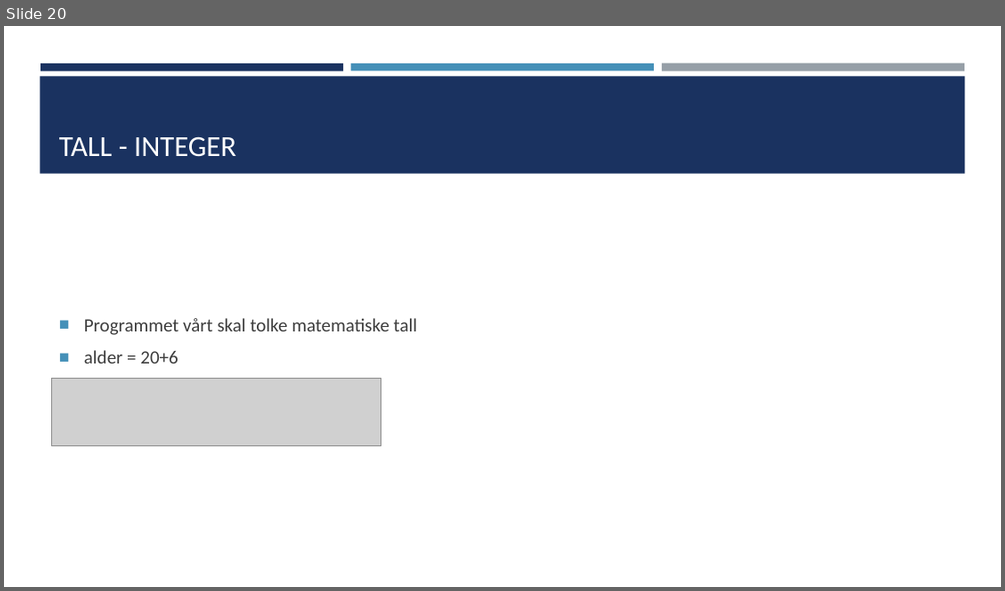
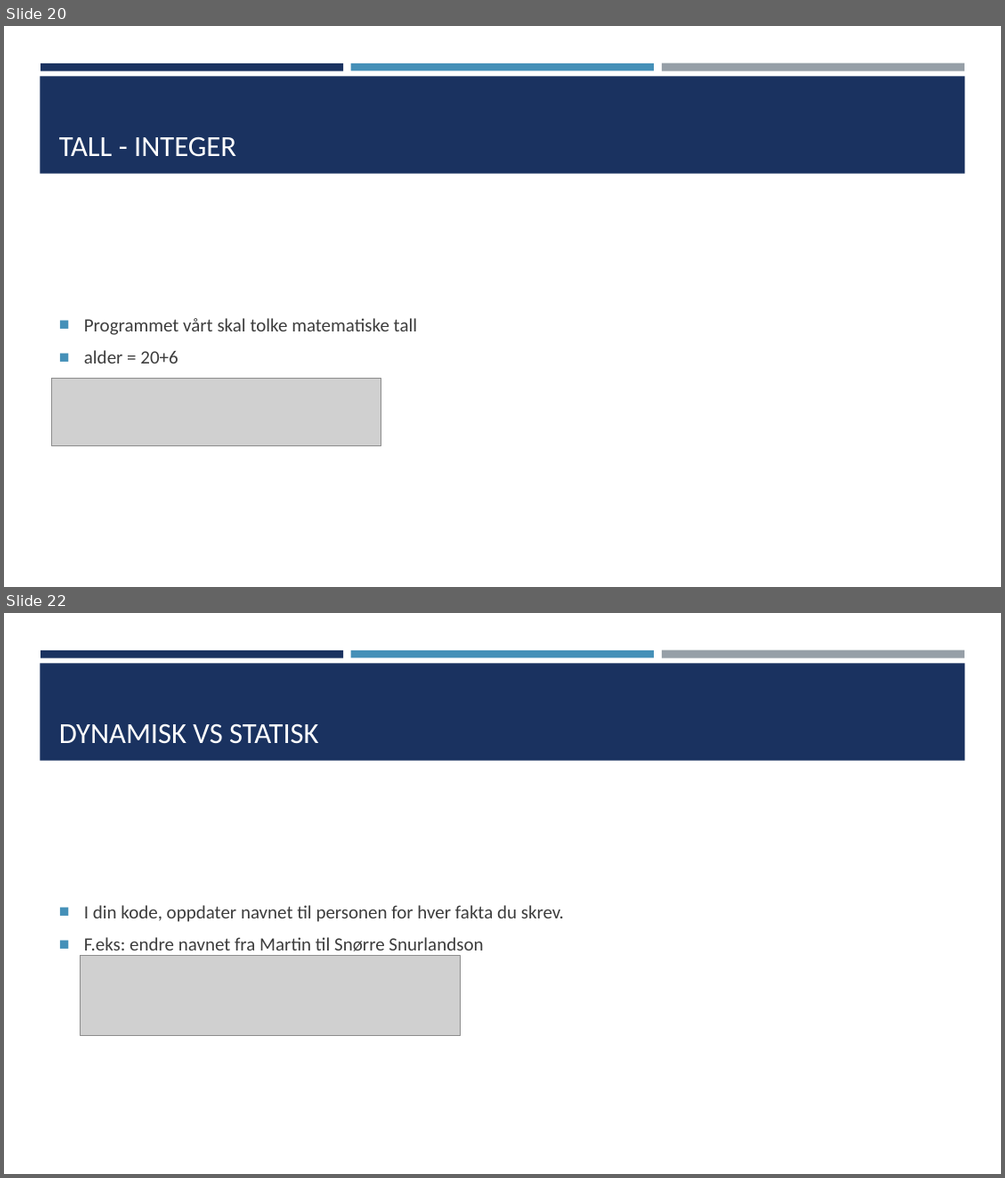
Before and after one commit to TheCodeAddiction/Learn-Python-Workshop, a slide deck: koding workshop powerpoint.pptx. Shown one above the other, each under a label of ours: slide 20 before the commit, slides 20 and 22 after it; the slides between them are not shown. The pictures are 1005x591 and 1005x1178 pixels, drawn with LibreOffice and Linux fonts; fonts in the diff are those of the drawing; grey boxes stand for pictures. Boxes give left, top, right and bottom in pixels: in the first picture for what was removed or moved away, otherwise in the second. Text is boxed around its words. In the diff, an @@ line names an element or a change of style, - is before the commit and + after.

```diff
--- a/koding workshop powerpoint.pptx
+++ b/koding workshop powerpoint.pptx
@@ slide 22 added at [4, 613, 1001, 1174], background #FFFFFF; not listed: 4 template elements that a slide beside it also shows @@
@@ title added at [59, 723, 319, 744], 28 pt, text #FFFFFF @@
+DYNAMISK VS STATISK
@@ text added at [84, 905, 564, 957], 18 pt, text #3D3D3D @@
+■ I din kode, oppdater navnet til personen for hver fakta du skrev.
+■ F.eks: endre navnet fra Martin til Snørre Snurlandson
@@ picture added at [81, 956, 461, 1036] @@
```
Also in this commit, not shown: 1 slide changed, 10 other slides added, 6 other files.
